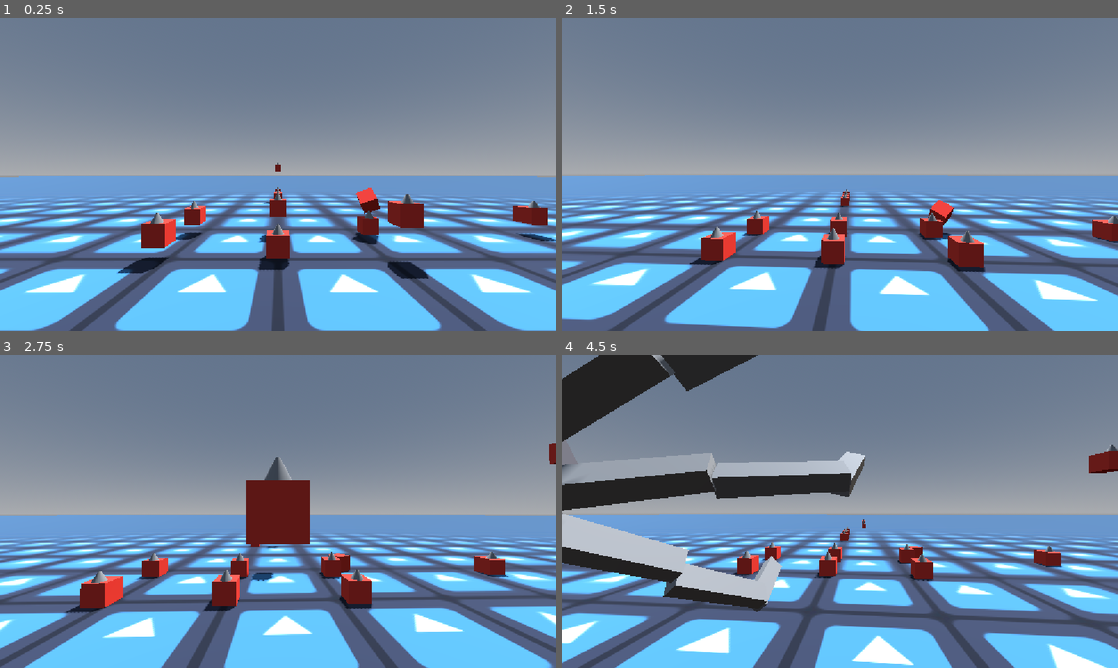
Above: before the commit, frames 1-4 (two rows, left to right).
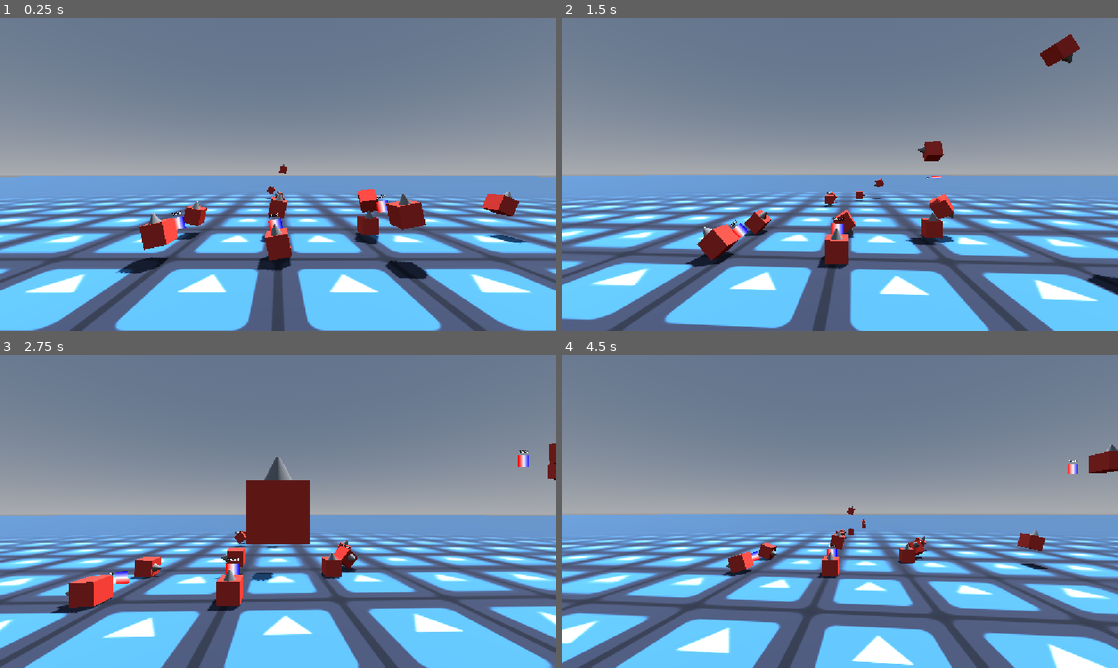
Above: after the commit, the same moments.

Repository: Deojee/new-betterer-hinges
Game: Godot game, scene res://scenes/world.tscn
The game is run twice, just before and just after one commit, with the same random seed, the same clock (stepped at 60 frames per second) and the same inputs. The engine's default icon, where the game draws it, is replaced by a stand-in: a white triangle on a blue panel in a dark square.
Inputs (mouse positions are in pixels of both pictures, inside the frame that each line leads up to):
- Up to frame 1 (0.25 s): no input
- Up to frame 2 (1.5 s): move the mouse to (867, 174) at 0.52 s; tap A (a) at 0.6 s; tap D (d) at 0.8, 1.35 s; move the mouse to (812, 174) at 1.27 s
- Up to frame 3 (2.75 s): tap E (e) at 1.55 s; move the mouse to (289, 505) at 2.02 s; hold E (e) from 2.03 s (still down); tap Q (q) at 2.3 s
- Up to frame 4 (4.5 s): move the mouse to (834, 517) at 2.77 s; release E (e) at 2.78 s; tap Q (q) at 2.85 s; tap S (s) at 3.05, 3.6 s; move the mouse to (878, 514) at 3.52 s; hold T (t) 3.53-4.28 s; move the mouse to (795, 508) at 4.27 s; tap T (t) at 4.35 s

The runs differ from the first frame. In frame 1, 2.0% of the frame differs, in the area x 20-100%, y 46-84%; in frame 2, 3.7%; in frame 3, 3.1%; in frame 4, 16%, in the area x 0-93%, y 0-82%.

Commit message:
added angle reading

Diff:
--- a/scenes/new_hinge.tscn
+++ b/scenes/new_hinge.tscn
@@ -14,3 +14,7 @@
 
 [node name="Sprite3D" type="Sprite3D" parent="." unique_id=1025748830]
 texture = SubResource("GradientTexture2D_vkrsx")
+
+[node name="angleLabel" type="Label3D" parent="." unique_id=1396202644]
+transform = Transform3D(1, 0, 0, 0, 1, 0, 0, 0, 1, 0, 0.5432758, 0)
+text = "0"
--- a/scripts/newHinge.gd
+++ b/scripts/newHinge.gd
@@ -29,7 +29,7 @@
 	if !can_process():
 		return
 
-	visible = false
+	#visible = false
 
 	lastFrameTransform = global_transform
 
@@ -83,9 +83,16 @@
 	#Mathy.draw_line_between(get_tree(),objectBPoint.origin,nodeB.global_position,0.3,Color.BLUE)
 
 
-	return
 	for i in 30:
 		update()
+
+	$angleLabel.text = str(
+		snappedf(
+			rad_to_deg(getAngle()),
+			0.1
+		),
+		" d"
+		)
 	pass
 
 
@@ -100,7 +107,7 @@
 
 
 ##degrees per second
-var motorSpeed = 200
+var motorSpeed = 100
 
 func handleMotor():
 
@@ -160,6 +167,19 @@
 		nodeB.angular_velocity += dif * getBPortion()
 
 
+
+func getAngle():
+
+	var objectAPoint = nodeA.global_transform * offsetA.affine_inverse()
+	var objectBPoint = nodeB.global_transform * offsetB.affine_inverse()
+
+	var angleY = objectAPoint.basis.y.angle_to(objectBPoint.basis.y)
+	var angleX = objectAPoint.basis.x.angle_to(objectBPoint.basis.y)
+
+	if angleX > PI/2.0:
+		return 2.0 * PI - angleY
+	else:
+		return angleY
 
 
 func getAPortion():
